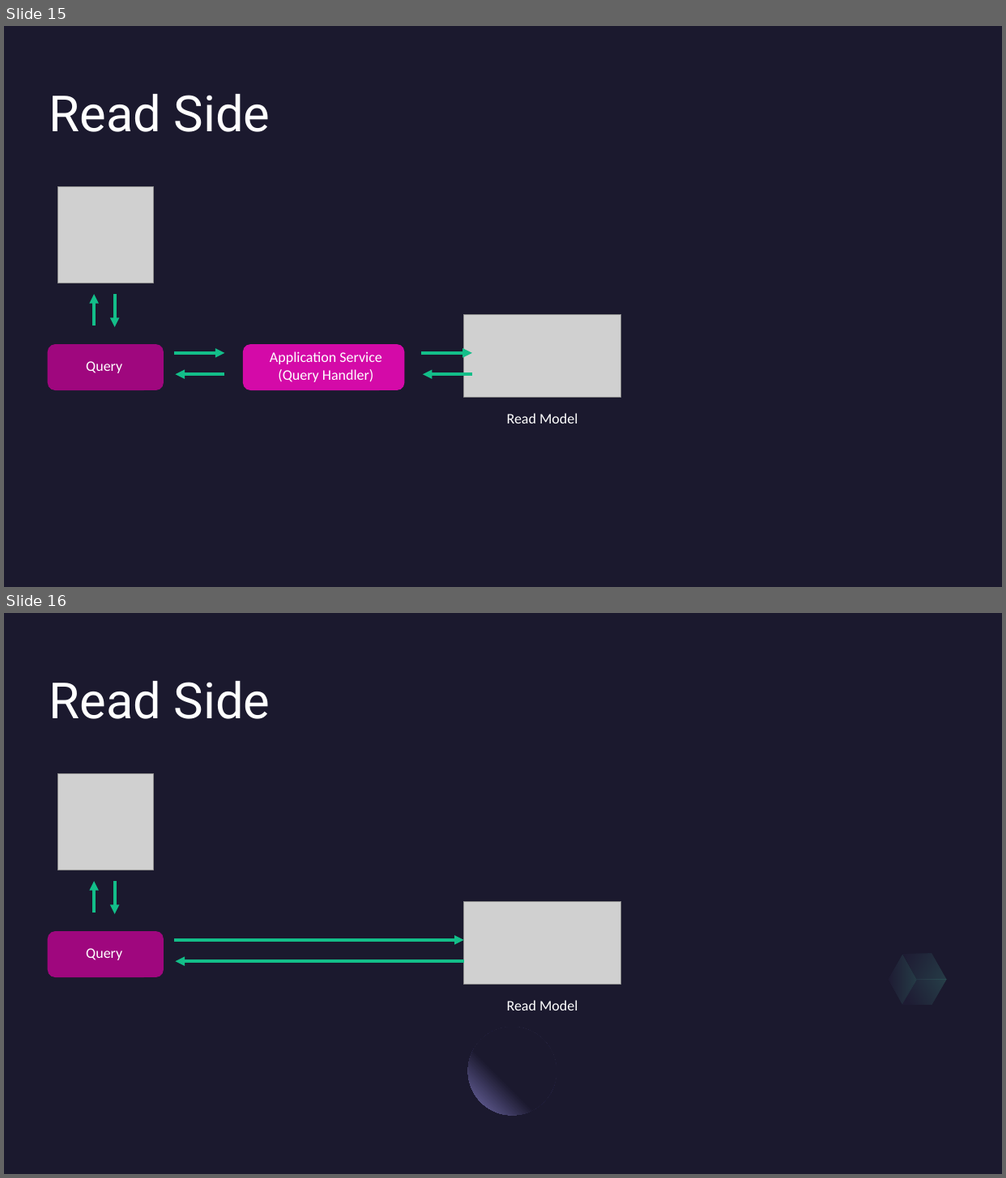
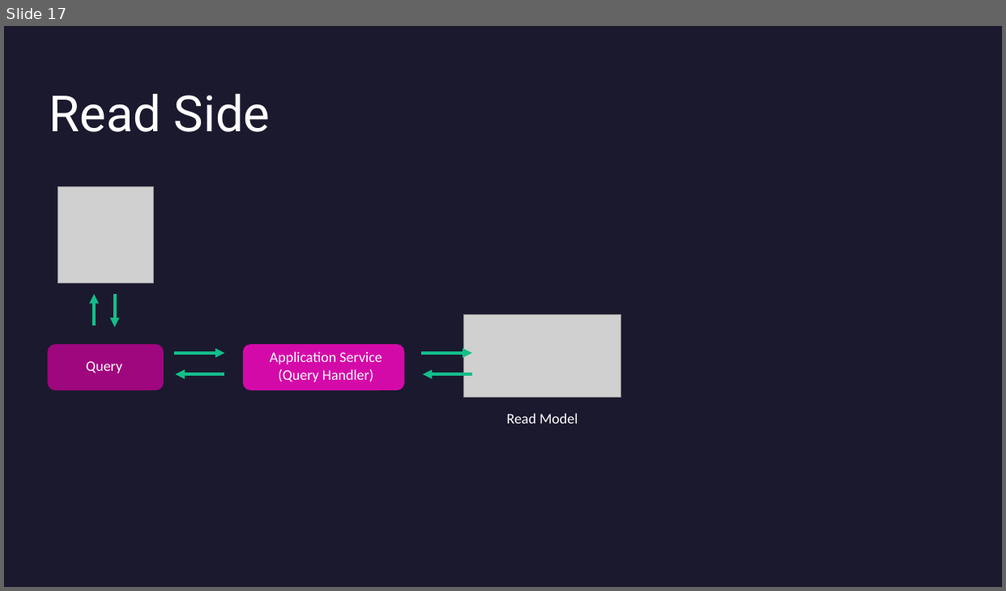
Before and after one commit to reyno120/event-sourcing-in-azure, a slide deck: DDD & Event Sourcing.pptx. Shown one above the other, each under a label of ours: slides 15 and 16 before the commit, slide 17 after it. The pictures are 1006x1178 and 1006x591 pixels, drawn with LibreOffice and Linux fonts; fonts in the diff are those of the drawing; grey boxes stand for pictures. Boxes give left, top, right and bottom in pixels: in the first picture for what was removed or moved away, otherwise in the second. Text is boxed around its words. In the diff, an @@ line names an element or a change of style, - is before the commit and + after.

```diff
--- a/DDD & Event Sourcing.pptx
+++ b/DDD & Event Sourcing.pptx
@@ slide 16 removed at <box>4,613,1002,1174</box>, background #1B192E @@
@@ text removed at <box>49,680,270,719</box> @@
-Read Side
@@ picture removed at <box>58,774,154,870</box> @@
@@ arrow removed from (94, 913) to (94, 881) @@
@@ arrow removed from (115, 881) to (115, 914) @@
@@ picture removed at <box>463,902,621,985</box> @@
@@ rounded rectangle removed at <box>48,931,164,977</box> @@
@@ text removed at <box>86,948,122,960</box> @@
-Query
@@ arrow removed from (174, 940) to (463, 940) @@
@@ freeform shape removed at <box>895,941,954,993</box> @@
@@ arrow removed from (463, 962) to (176, 962) @@
@@ freeform shape removed at <box>881,954,924,1005</box> @@
@@ freeform shape removed at <box>902,967,946,1018</box> @@
@@ text removed at <box>507,1000,577,1011</box> @@
-Read Model
@@ ellipse removed at <box>468,1027,556,1115</box> @@
@@ what was slide 15 is now slide 17 @@
```
Also in this commit, not shown: 8 slides changed, 5 slides added, 2 other slides removed, 6 other files.
